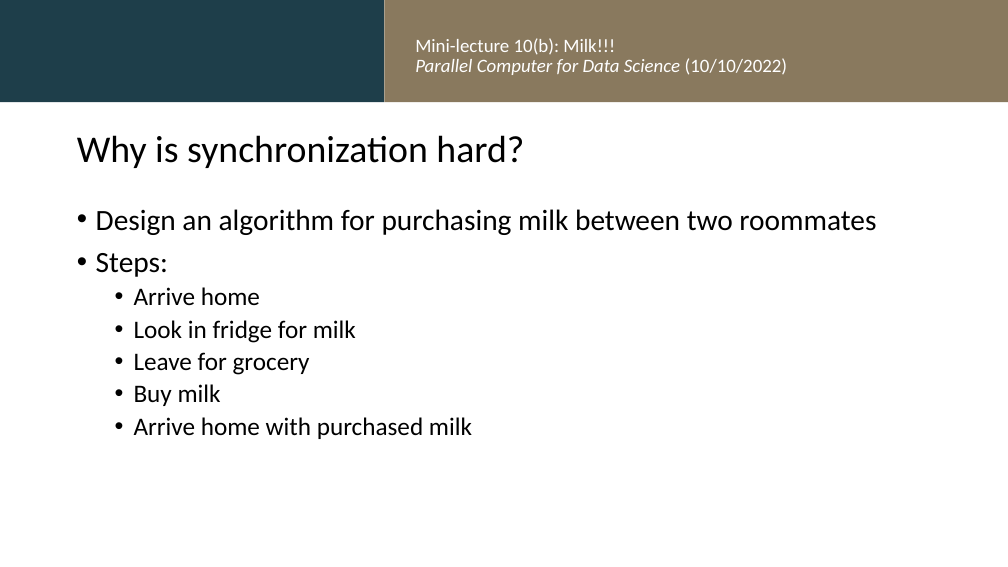
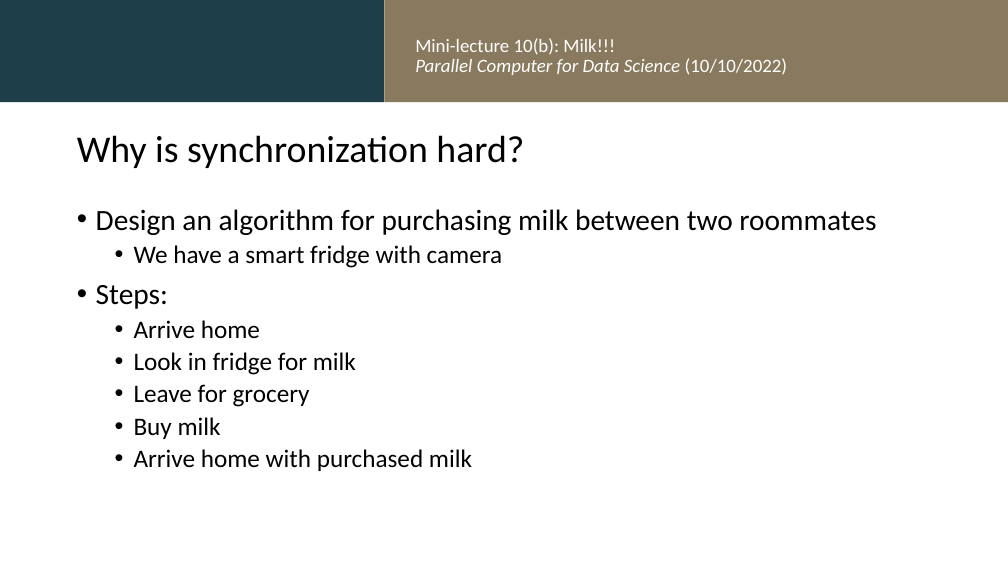
Before and after one commit to randalburns/pplectures2022, a slide deck: slide 3 of Lec11b.milk.pptx. Drawn at 1008x567 pixels with LibreOffice and Linux fonts; fonts in the diff are those of the drawing; background and template pictures are left out. Boxes give left, top, right and bottom in pixels: in the first picture for what was removed or moved away, otherwise in the second. Text is boxed around its words. In the diff, an @@ line names an element or a change of style, - is before the commit and + after.

```diff
--- a/Lec11b.milk.pptx
+++ b/Lec11b.milk.pptx
@@ text at <box>134,245,503,268</box>: paragraph added @@
+  • We have a smart fridge with camera
```
Also in this commit, not shown: 1 other slide changed, 4 other files.
